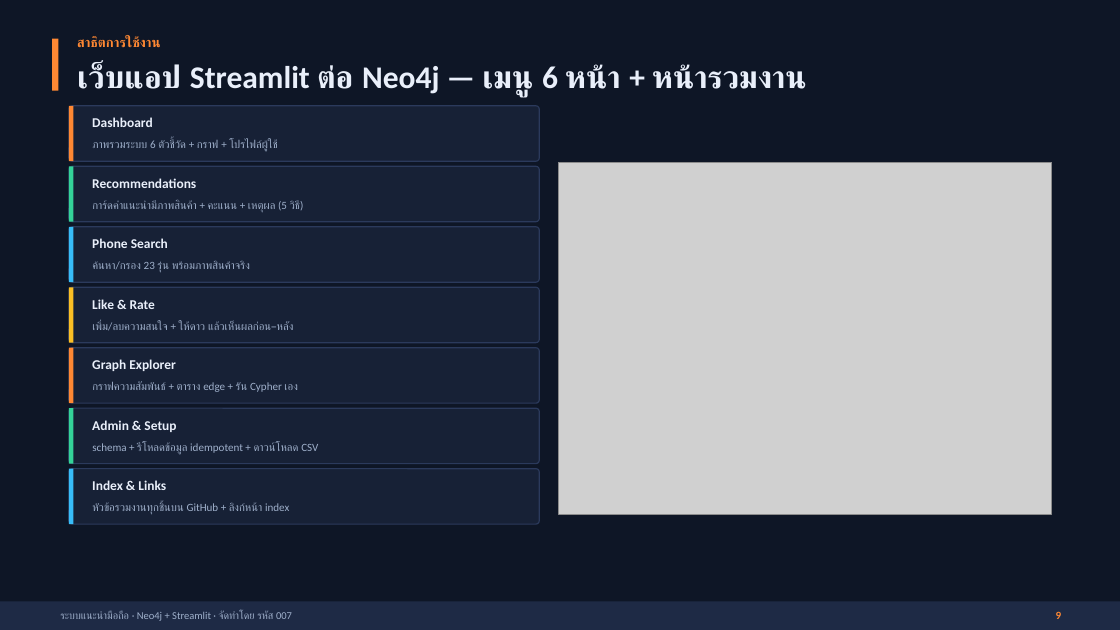
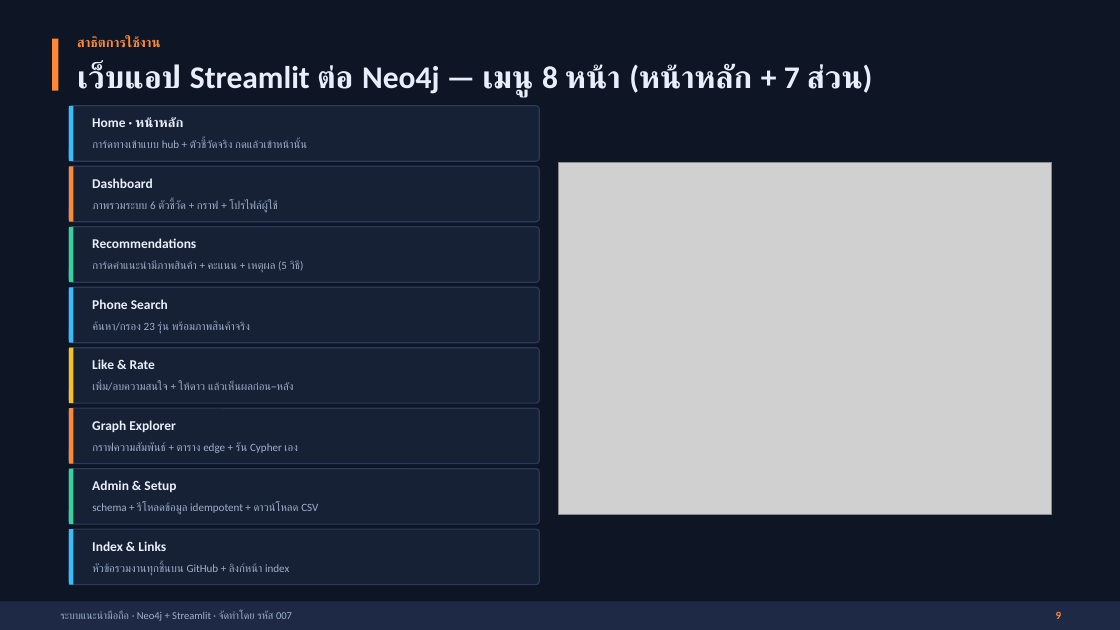
Before and after one commit to Nasak16/phone-recommender, a slide deck: slide 9 of slides/นำเสนอระบบแนะนำมือถือ_007.pptx. Drawn at 1120x630 pixels with LibreOffice and Linux fonts; fonts in the diff are those of the drawing; grey boxes stand for pictures. Boxes give left, top, right and bottom in pixels: in the first picture for what was removed or moved away, otherwise in the second. Text is boxed around its words. In the diff, an @@ line names an element or a change of style, - is before the commit and + after.

Commit message:
เพิ่มหน้า 'หน้าหลัก (Home)' แบบ hub ให้เข้าแต่ละส่วนด้วยการ์ด + ปุ่มเปิด (ตามตัวอย่างที่พี่ส่ง)
- app.py: เมนู 8 รายการ เปิดมาที่ Home ก่อน — การ์ด 3x3 (ไอคอน/ชื่อ/คำอธิบาย/ปุ่ม) 7 ใบเป็นหน้าในแอป + 2 ใบเป็นลิงก์นอก (GitHub, Colab); กดแล้วเปลี่ยนหน้าได้จริง
- เปลี่ยนหน้า: ฝากค่าผ่าน st.session_state['nav_override'] แล้วให้แถบข้างตั้งเมนูก่อนสร้าง radio (เขียนทับคีย์ radio ตรง ๆ ไม่ได้) + รองรับลิงก์ตรง ?page=<ชื่อหน้า>
- theme.py: hub_title (หัวเรื่องจัดกลางไล่สี) + CSS การ์ด/pุ่มลิงก์ + การ์ดใช้ key ของ container (Streamlit 1.6x ใช้คลาส st-key-*)
- หน้าแรกไม่วาด hero ซ้ำ + ป้ายเมตริกในแถบข้างสั้นลงไม่ถูกตัด
- อัปเดต scripts (shots6/shots_deck/build_deck/prep_images) + README + สไลด์ 9 (เมนู 8 หน้า) + export PDF/PNG
- ตรวจ: 8 หน้าใช้งานได้ครบ ไม่มี error, กดการ์ดไปหน้า Admin/Recommendations/Index ถูกต้องทุกใบ

```diff
--- a/slides/นำเสนอระบบแนะนำมือถือ_007.pptx
+++ b/slides/นำเสนอระบบแนะนำมือถือ_007.pptx
@@ text at box(77, 63, 873, 97): text changed @@
-เว็บแอป Streamlit ต่อ Neo4j — เมนู 6 หน้า + หน้ารวมงาน
+เว็บแอป Streamlit ต่อ Neo4j — เมนู 8 หน้า (หน้าหลัก + 7 ส่วน)
@@ rectangle at box(69, 106, 74, 161): fill #FF8833 to #38BDF8 @@
@@ text added at box(92, 117, 184, 127), 11.5 pt, text #E9EFFA, bold @@
+Home · หน้าหลัก
@@ text added at box(92, 140, 307, 148), 9.5 pt, text #9FB0CB @@
+การ์ดทางเข้าแบบ hub + ตัวชี้วัดจริง กดแล้วเข้าหน้านั้น
@@ rectangle at box(69, 166, 74, 222): fill #34D399 to #FF8833 @@
@@ rectangle at box(69, 227, 74, 282): fill #38BDF8 to #34D399 @@
@@ rectangle at box(69, 287, 74, 343): fill #FBBF24 to #38BDF8 @@
@@ 14 texts: place and size @@
-14 texts at box(92, 117, 318, 514)
+14 texts at box(92, 178, 318, 575)
@@ rectangle at box(69, 348, 74, 403): fill #FF8833 to #FBBF24 @@
@@ rectangle at box(69, 408, 74, 464): fill #34D399 to #FF8833 @@
@@ rectangle at box(69, 469, 74, 524): fill #38BDF8 to #34D399 @@
@@ rounded rectangle added at box(69, 529, 539, 585), fill #172136, outline #2B3A5C 1 pt @@
@@ rectangle added at box(69, 529, 74, 585), fill #38BDF8 @@
```
Also in this commit, not shown: 1 other slide changed, 27 other files.
